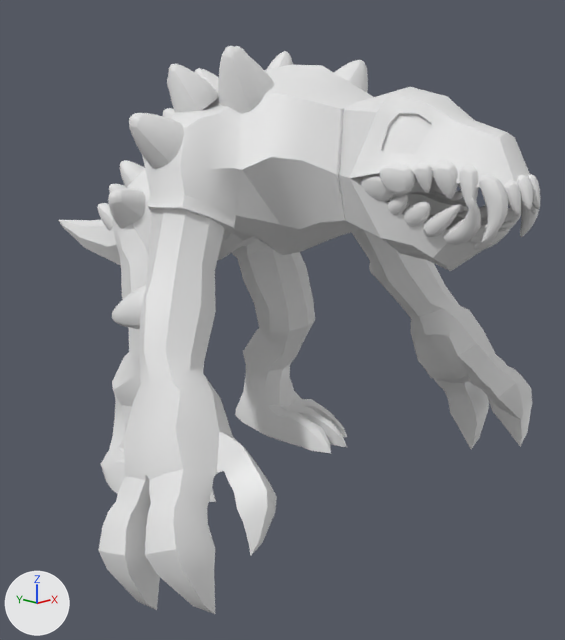
A saved change to the Blender file Modelos/Personagens/bixo.blend.
Rendered twice from a camera (50 mm lens) standing at (-2.51, -3.33, 1.49) and looking at (0.23, -0.6, 0.6). The axes (+X, +Y, +Z) are drawn at lower left. The lights are the same throughout.
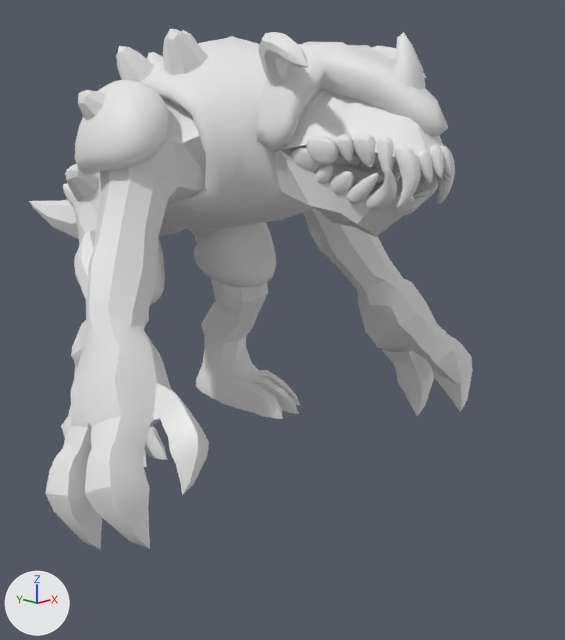
What changed in the scene script:
```text
Change me_cylinder_001:
    remove me_cylinder_001.from_pydata(...)  # 130 vertices, 136 faces; spans x -0.715..0.715, y -1.347..-0.205, z 0.973..1.797
    add me_cylinder_001.from_pydata(...)  # 130 vertices, 136 faces; spans x -0.684..0.684, y -1.347..-0.205, z 0.973..1.797
    me_cylinder_001 part 14: 9 of 130 vertices moved; they spanned x -0.715..-0.425, y -1.052..-0.685, z 1.09..1.24 and now span x -0.657..-0.493, y -0.968..-0.76, z 1.131..1.216; mean shift (0.0, 0.013, 0.0); largest move (-0.485, -1.052, 1.154) -> (-0.527, -0.968, 1.167)
Change me_cube_009:
    used by ob_cube_009; location = (0.0, 0.0, 0.0); rotation_euler = (0.0, 0.0, -1.571), in degrees (0, 0, -90); scale = (0.251, 0.251, 0.251)
    remove me_cube_009.from_pydata(...)  # 156 vertices, 117 faces; spans x -1.97..4.2, y -0.15..3.44, z 2.91..7.53
    add me_cube_009.from_pydata(...)  # 826 vertices, 696 faces; spans x -1.91..4.44, y -3.49..3.49, z 2.54..7.46
    me_cube_009 part 1: the loose piece of 12 vertices spanning x 3.15..4.2, y 0.6..1.74, z 6.15..7.43 is rebuilt with 33 vertices and now spans x 3.2..4.13, y 0.66..1.67, z 6.21..7.31
    me_cube_009 part 2: the loose piece of 12 vertices spanning x -0.63..0.19, y 0.0..0.96, z 4.57..5.59 is rebuilt with 25 vertices and now spans x -0.59..0.13, y 0.14..0.83, z 4.68..5.49
    me_cube_009 part 3: the loose piece of 12 vertices spanning x 0.89..1.86, y 0.1..0.91, z 5.53..6.58 is rebuilt with 33 vertices and now spans x 1.0..1.76, y 0.14..0.88, z 5.67..6.5
    me_cube_009 part 4: the loose piece of 12 vertices spanning x 2.41..3.16, y 0.04..0.82, z 6.69..7.53 is rebuilt with 25 vertices and now spans x 2.48..3.07, y 0.11..0.71, z 6.71..7.46
    me_cube_009 part 5: the loose piece of 12 vertices spanning x 2.53..3.46, y 1.26..2.11, z 6.12..7.18 is rebuilt with 33 vertices and now spans x 2.64..3.38, y 1.29..2.07, z 6.22..7.08
    me_cube_009 part 6: the loose piece of 12 vertices spanning x -1.35..-0.37, y -0.15..0.81, z 4.18..5.08 is rebuilt with 33 vertices and now spans x -1.2..-0.51, y -0.02..0.73, z 4.25..5.01
    me_cube_009 part 7: the loose piece of 12 vertices spanning x -1.97..-1.19, y -0.13..0.61, z 3.75..4.63 is rebuilt with 33 vertices and now spans x -1.91..-1.27, y -0.06..0.56, z 3.86..4.55
    me_cube_009 part 8: the loose piece of 12 vertices spanning x 0.41..1.66, y 1.06..2.34, z 4.04..5.18 is rebuilt with 33 vertices and now spans x 0.6..1.44, y 1.18..2.21, z 4.18..5.05
    me_cube_009 part 9: the loose piece of 12 vertices spanning x 2.69..3.96, y 2.53..3.44, z 2.91..3.9 is rebuilt with 41 vertices and now spans x 2.78..4.44, y 2.62..3.49, z 2.54..4.02
    me_cube_009 part 10: the loose piece of 12 vertices spanning x 1.46..2.48, y -0.15..0.79, z 6.21..7.26 is rebuilt with 33 vertices and now spans x 1.61..2.33, y -0.04..0.67, z 6.3..7.16
    me_cube_009 part 11: the loose piece of 12 vertices spanning x 2.72..3.69, y 1.87..3.11, z 5.27..6.4 is rebuilt with 33 vertices and now spans x 2.79..3.65, y 1.94..3.0, z 5.33..6.32
    me_cube_009 part 12: 372 vertices added at x -1.91..4.13, y -3.0..0.06, z 3.86..7.46
    me_cube_009 part 13: 41 vertices added at x 2.78..4.44, y -3.49..-2.62, z 2.54..4.02
Change ob_cylinder_001:
    ob_cylinder_001.location: (0.0, 0.0, 0.0) -> (0.0, 0.359, 0.097)
Change ob_cylinder_002:
    ob_cylinder_002.location: (0.0, 0.0, 0.0) -> (0.0, 0.359, 0.097)
Change ob_cube_006:
    ob_cube_006.location: (0.0, 0.0, 0.0) -> (0.0, 0.359, 0.097)
Change ob_cylinder_003:
    ob_cylinder_003.location: (0.0, 0.0, 0.0) -> (0.0, 0.359, 0.097)
Change ob_cylinder_004:
    ob_cylinder_004.location: (0.0, 0.0, 0.0) -> (0.0, 0.359, 0.097)
Change ob_cube_009:
    ob_cube_009.location: (0.0, 0.0, 0.0) -> (0.0, 0.359, 0.097)
    remove _m = ob_cube_009.modifiers.new('Subdivision', 'SUBSURF')
    remove _m = ob_cube_009.modifiers.new('Mirror', 'MIRROR')
    remove _m.use_axis = (False, True, False)
Add ob_cube_014:
    ob_cube_014 = bpy.data.objects.new('Cube.014', me_cube_014)  # 12 vertices, 10 faces; spans x 0.34..0.874, y -0.757..-0.13, z 1.25..1.834; modifiers SUBSURF, MIRROR
    ob_cube_014.location = (0.0, 0.0, 0.0)
Add ob_cube_012:
    ob_cube_012 = bpy.data.objects.new('Cube.012', me_cube_012)  # 243 vertices, 222 faces; spans x -0.476..0.476, y -1.063..0.116, z 1.047..1.939
    ob_cube_012.location = (0.0, 0.0, 0.0)
Add ob_cube_011:
    ob_cube_011 = bpy.data.objects.new('Cube.011', me_cube_008)  # 12 vertices, 10 faces; spans x 0.098..0.674, y -0.409..0.201, z 0.589..1.228; modifiers SUBSURF, MIRROR
    ob_cube_011.location = (0.0, 0.0, 0.0)
Add ob_cube_008:
    ob_cube_008 = bpy.data.objects.new('Cube.008', me_cube_007)  # 137 vertices, 128 faces; spans x -0.304..0.304, y -1.681..-0.915, z 1.44..1.875
    ob_cube_008.location = (0.0, 0.0, 0.0)
Add ob_cube_013:
    ob_cube_013 = bpy.data.objects.new('Cube.013', me_cube_013)  # 130 vertices, 128 faces; spans x -0.396..0.396, y -1.328..-0.984, z 1.54..1.881
    ob_cube_013.location = (0.0, 0.0, 0.0)
```

Boxes [x1, y1, x2, y2] around the edits, measured in the pictures (565 x 640 px; the box of a moved part takes in the faces that stretch with it):
'Cylinder.003', moved: before [98, 208, 532, 614]; after [45, 167, 473, 550]
'Cylinder.004', moved: before [58, 170, 347, 502]; after [29, 172, 301, 467]
'Cylinder.001', reshaped, moved: before [145, 64, 373, 255]; after [132, 100, 206, 201]
'Cylinder.002', moved: before [339, 87, 534, 271]; after [274, 89, 445, 237]
'Cube.012', added: after [140, 37, 313, 230]
'Cube.009', reshaped, moved, modifiers changed: before [97, 46, 376, 329]; after [63, 29, 331, 300]
'Cube.006', moved: before [360, 161, 540, 250]; after [290, 133, 455, 216]
'Cube.008', added: after [256, 32, 448, 152]
'Cube.014', added: after [75, 79, 169, 175]
'Cube.011', added: after [74, 222, 277, 305]
'Cube.013', added: after [258, 32, 426, 86]
part 1 of me_cube_009, rebuilt (not visible afterwards): before [218, 46, 368, 114]
part 2 of me_cube_009, rebuilt (not visible afterwards): before [120, 160, 145, 188]
part 3 of me_cube_009, rebuilt (not visible afterwards): before [163, 108, 175, 119]
part 4 of me_cube_009, rebuilt (not visible afterwards): before [235, 46, 293, 70]
part 5 of me_cube_009, rebuilt (not visible afterwards): before [168, 64, 219, 113]
part 6 of me_cube_009, rebuilt (not visible afterwards): before [109, 184, 126, 193]
part 7 of me_cube_009, rebuilt (not visible afterwards): before [97, 203, 114, 231]
part 8 of me_cube_009, rebuilt (not visible afterwards): before [108, 188, 146, 228]
part 9 of me_cube_009, rebuilt: before [112, 261, 376, 329]; after [306, 219, 331, 260]
part 10 of me_cube_009, rebuilt (not visible afterwards): before [195, 68, 219, 89]
part 11 of me_cube_009, rebuilt (not visible afterwards): before [129, 113, 184, 169]
part 12 of me_cube_009, added: after [63, 29, 209, 207]
part 13 of me_cube_009, added: after [76, 230, 96, 300]
part 14 of me_cylinder_001, moved or reshaped (not visible afterwards): before [148, 194, 236, 240]
